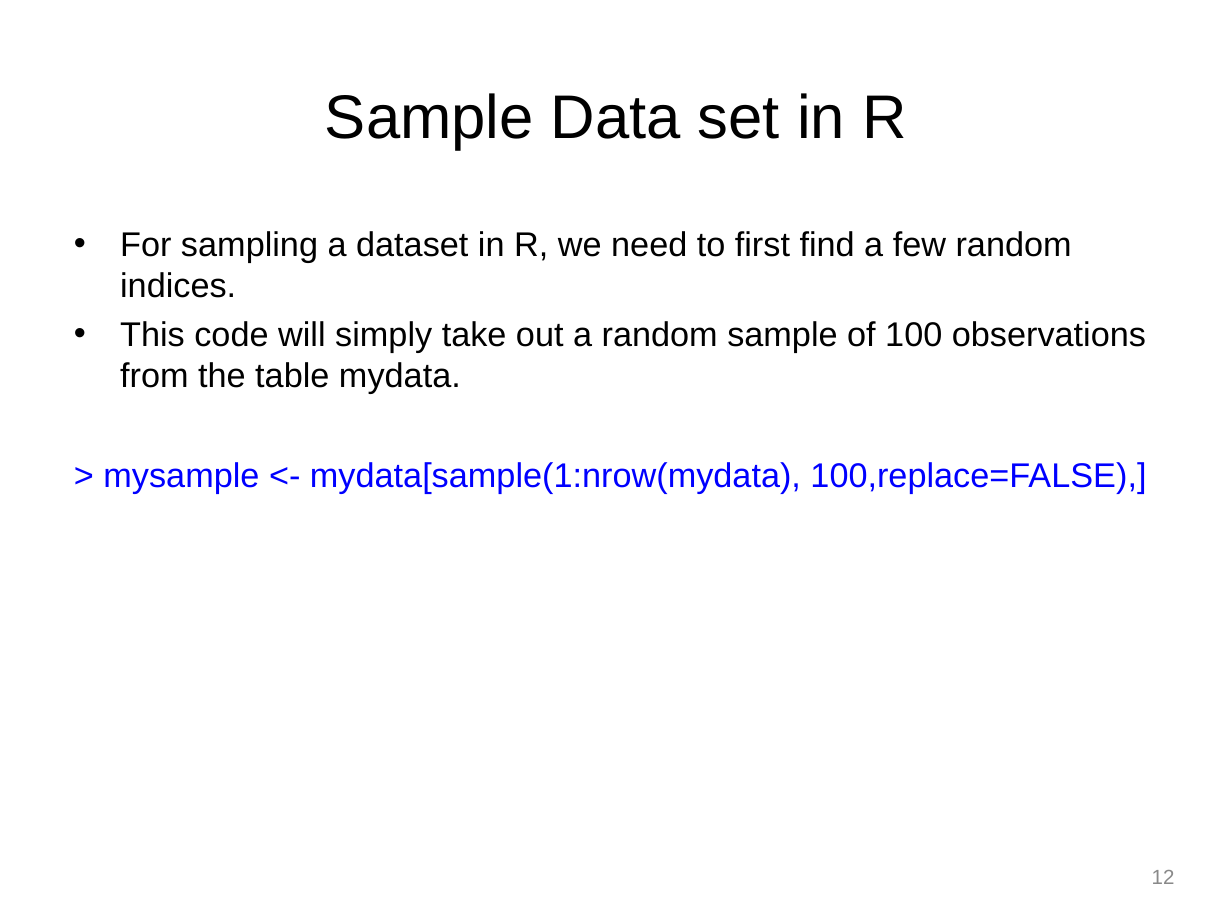
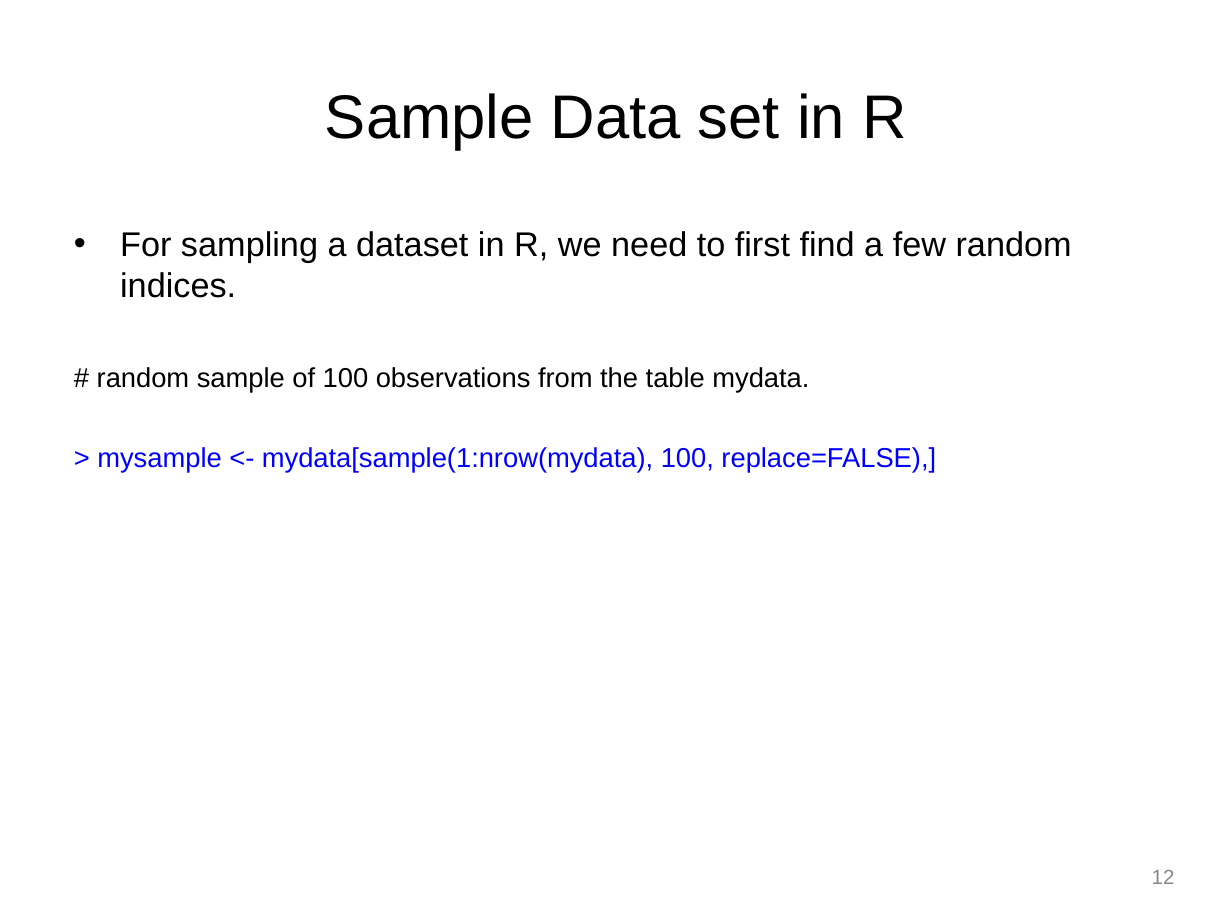
Before and after one commit to perrajuv/Data_Analysis_in_R, a slide deck: slide 12 of R_Tutorial/presentation/R_Tutorial.ppt. Drawn at 1232x924 pixels with LibreOffice and Linux fonts; fonts in the diff are those of the drawing; background and template pictures are left out. Boxes give left, top, right and bottom in pixels: in the first picture for what was removed or moved away, otherwise in the second. Text is boxed around its words. In the diff, an @@ line names an element or a change of style, - is before the commit and + after.

```diff
--- a/R_Tutorial/presentation/R_Tutorial.ppt
+++ b/R_Tutorial/presentation/R_Tutorial.ppt
@@ text at bbox=[97, 367, 936, 472]: text changed; size 20 to 16 pt; text colour #000000 to #0000FF @@
-• This code will simply take out a random sample of 100 observations from the table mydata.
-> mysample <- mydata[sample(1:nrow(mydata), 100,replace=FALSE),]
+# random sample of 100 observations from the table mydata.
+> mysample <- mydata[sample(1:nrow(mydata), 100, replace=FALSE),]
```
Also in this commit, not shown: 8 other slides changed, 20 other files.
